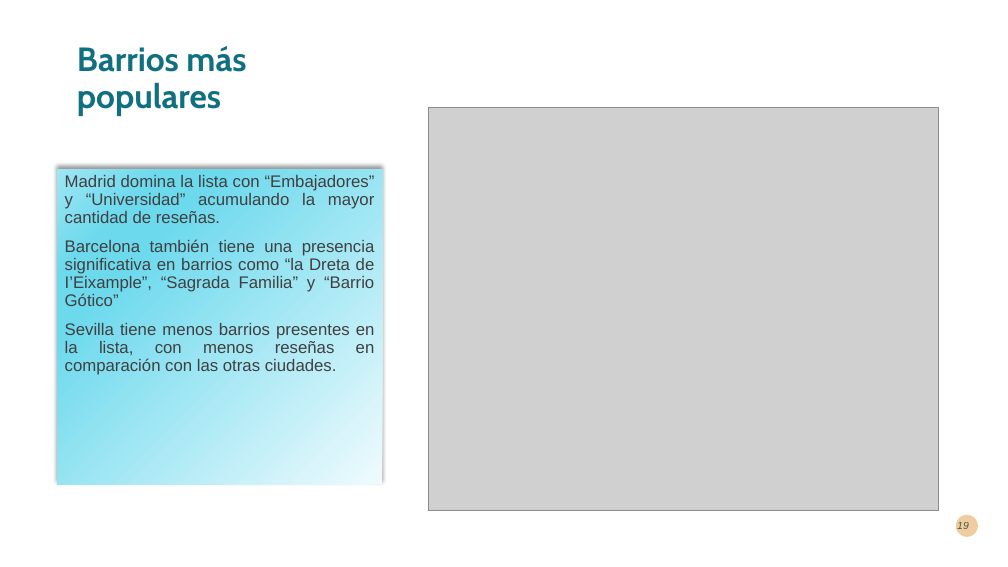
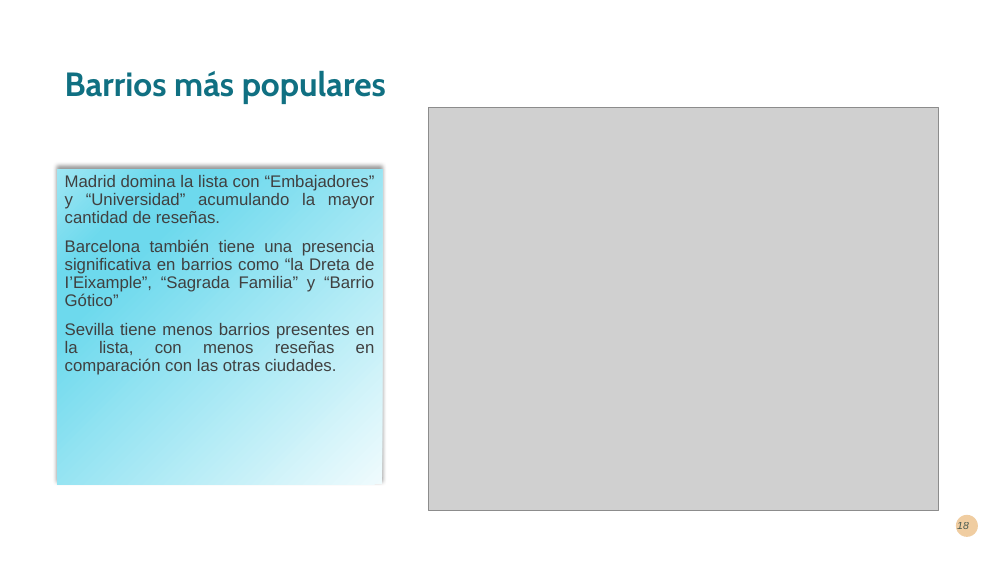
Before and after one commit to AlbrtttoTorres/EDA_Airbnb_Barcelona_Madrid_Sevilla, a slide deck: slide 18 of Presentación.pptx (slide 19 before the commit). Drawn at 1008x567 pixels with LibreOffice and Linux fonts; fonts in the diff are those of the drawing; grey boxes stand for pictures. Boxes give left, top, right and bottom in pixels: in the first picture for what was removed or moved away, otherwise in the second. Text is boxed around its words. In the diff, an @@ line names an element or a change of style, - is before the commit and + after.

```diff
--- a/Presentación.pptx
+++ b/Presentación.pptx
@@ title "Barrios más populares" rewrapped from [77, 46, 246, 116] to [65, 70, 386, 104] @@
@@ page number at [957, 522, 969, 529]: text changed @@
-19
+18
```
Also in this commit, not shown: 5 other slides changed, 1 slide added, 2 slides removed, 1 other file.
